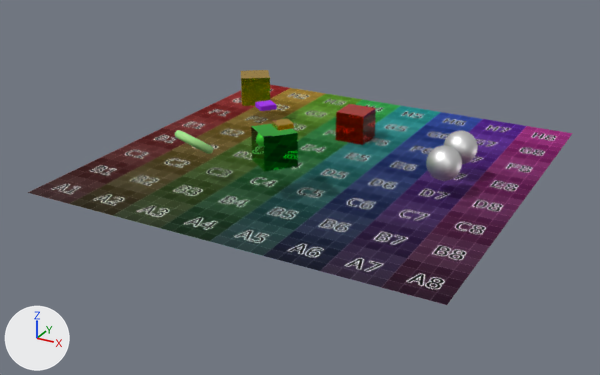
A saved change to the glTF model resources/scene.glb.
One viewpoint serves both versions: a camera (50 mm lens) standing at (22.4, -43.9, 17.7) and looking at (-0.5, -2.2, -3.2). Arrows for +X, +Y and +Z are at lower left; the lights stay in place. Where no turn or scale is listed for an object, it has been applied to the vertices.
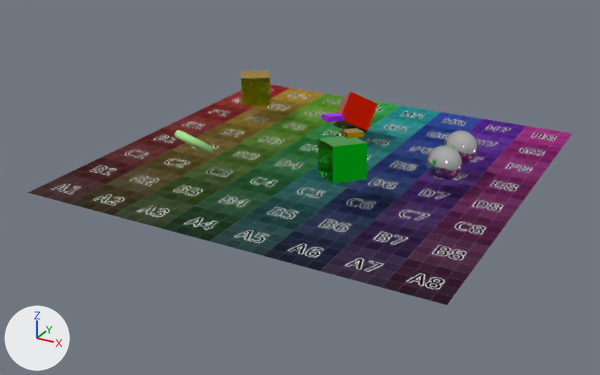
Where the change shows, as pixel boxes [x1, y1, x2, y2] in the pictures (600 x 375 px):
'Cube', moved, turned
    before: [251, 124, 298, 172]
    after: [318, 136, 367, 183]
'Cube.001', moved, turned
    before: [336, 104, 376, 145]
    after: [332, 92, 378, 133]
'Sphere', surface changed
    both: [426, 145, 462, 181]
'Sphere.001', surface changed (white to grey)
    both: [444, 131, 478, 164]
'Cube.002', moved, turned
    before: [272, 119, 294, 130]
    after: [341, 128, 364, 138]
'Cube.003', moved, turned
    before: [255, 100, 277, 111]
    after: [322, 113, 344, 122]

What the commit changed:
In material 'Material.002' (mat_material_002), roughness goes from 0.5 to 0.0.
Object 'Cube' (ob_cube) moves from (0.0, -6.11, 1.0) to (4.17, -5.95, 1.0).
Object 'Cube' (ob_cube) turns from (0, 0, -128) to (6.5, -1.8, -130) degrees about x, y and z.
Object 'Cube.001' (ob_cube_001) moves from (0.0, 4.71, -1.0) to (0.16, 4.16, -0.13).
Object 'Cube.001' (ob_cube_001) turns from (0, 0, 0) to (57, 24, 28) degrees about x, y and z.
